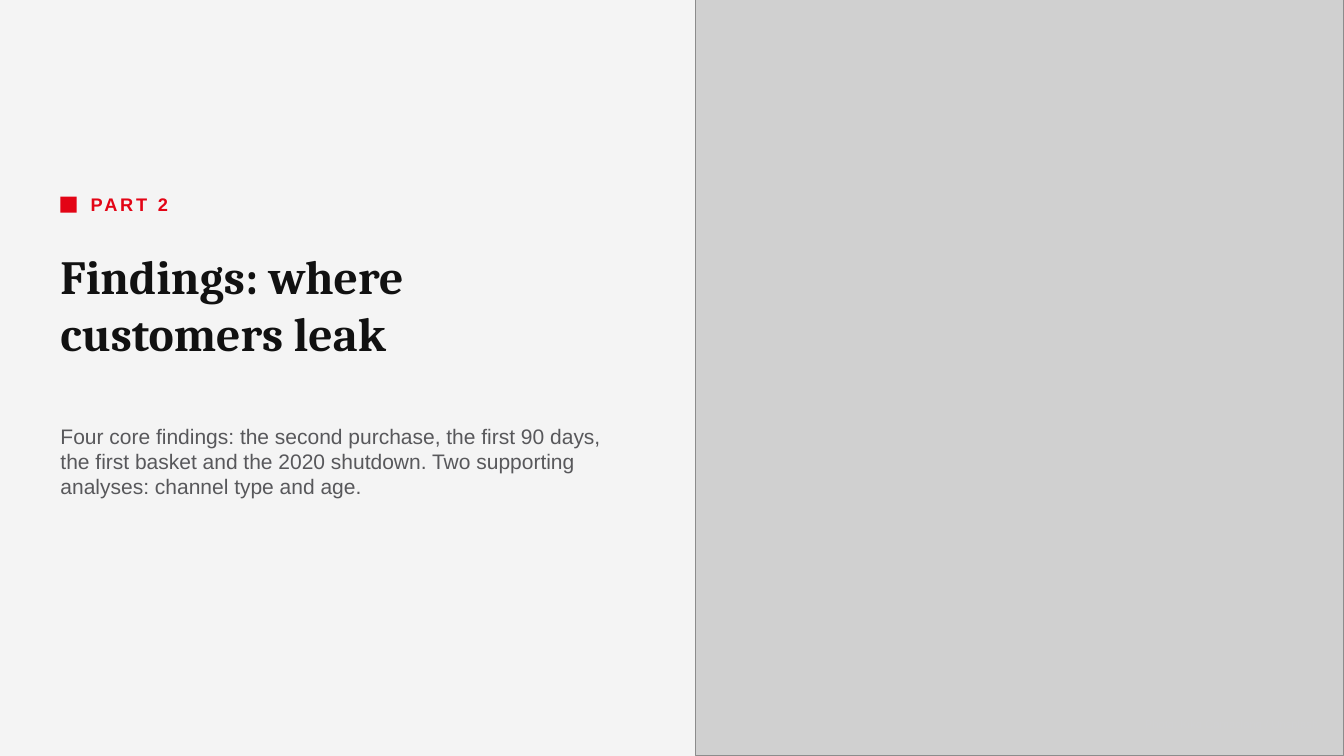
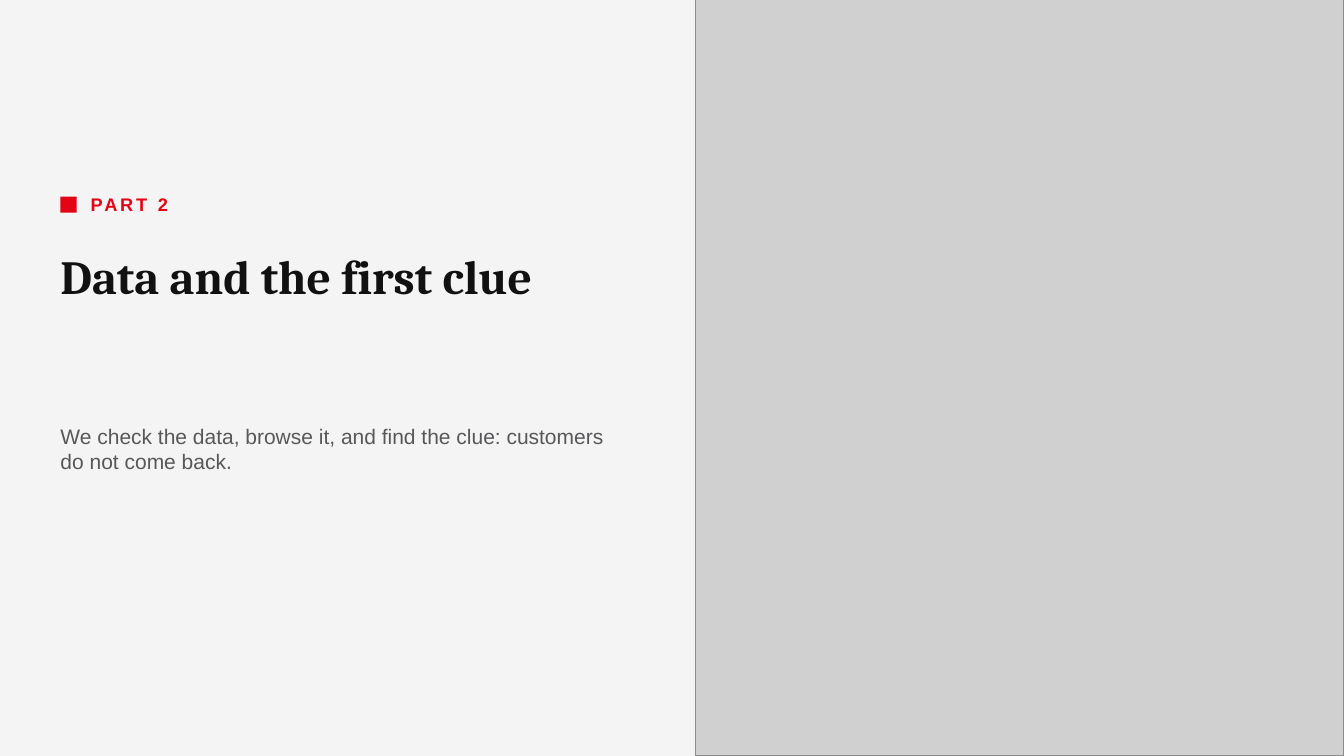
Before and after one commit to underthesun7213/social-data, a slide deck: slide 6 of presentation/hm_retention_deck_en.pptx. Drawn at 1344x756 pixels with LibreOffice and Linux fonts; fonts in the diff are those of the drawing; grey boxes stand for pictures. Boxes give left, top, right and bottom in pixels: in the first picture for what was removed or moved away, otherwise in the second. Text is boxed around its words. In the diff, an @@ line names an element or a change of style, - is before the commit and + after.

```diff
--- a/presentation/hm_retention_deck_en.pptx
+++ b/presentation/hm_retention_deck_en.pptx
@@ title at (60, 260, 533, 295): text changed @@
-Findings: where customers leak
+Data and the first clue
@@ text at (60, 429, 604, 469): text changed @@
-Four core findings: the second purchase, the first 90 days, the first basket and the 2020 shutdown. Two supporting analyses: channel type and age.
+We check the data, browse it, and find the clue: customers do not come back.
```
Also in this commit, not shown: 20 other slides changed, 7 slides added, 1 slide removed, 6 other files.
